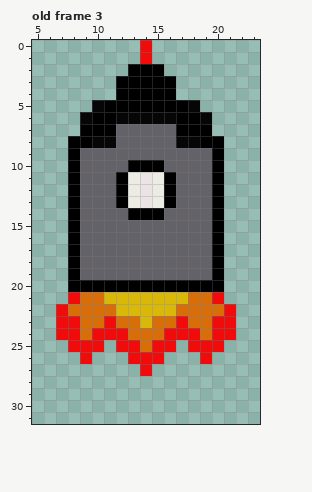
One commit to this animated GIF sprite: app/src/main/res/drawable/spaceship.gif. The picture above is the old version.
The file is 32x32 pixels, 4 frames. Shown: old frame 3: x 5..23, y 0..31. The commit also changed other frames, which this record leaves out.
New version:
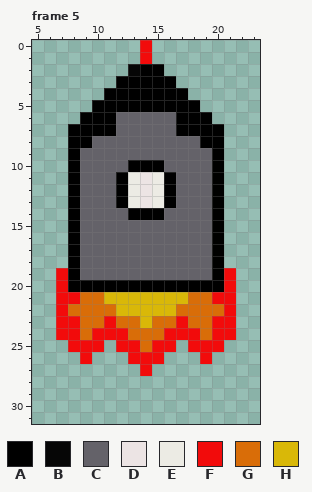
Palette (. is transparent): A #000000  B #060606  C #646269  D #ece4e4  E #ecebe4  F #f20b0b  G #d96d08  H #d9b808
A new or re-ordered frame is compared with the old frame closest to it.
Diff:
frames re-ordered
Changed rows in their new state; - is an unchanged pixel.
Frame 5 against old frame 3:
first column x 8:
 2 -----B-------
 4 ---A-----A---
 5 --A-------A--
 6 -A--CCCCC--A-
 7 A-----------A
 8 --CC-----CC--
first column x 7:
19 F-------------F
20 F-------------F
21 F-------------F
Pixel boxes of the changes (left, top, right, bottom) in both pictures:
changed: (68, 64, 224, 148)
added: (56, 268, 68, 304)
added: (224, 268, 236, 304)
